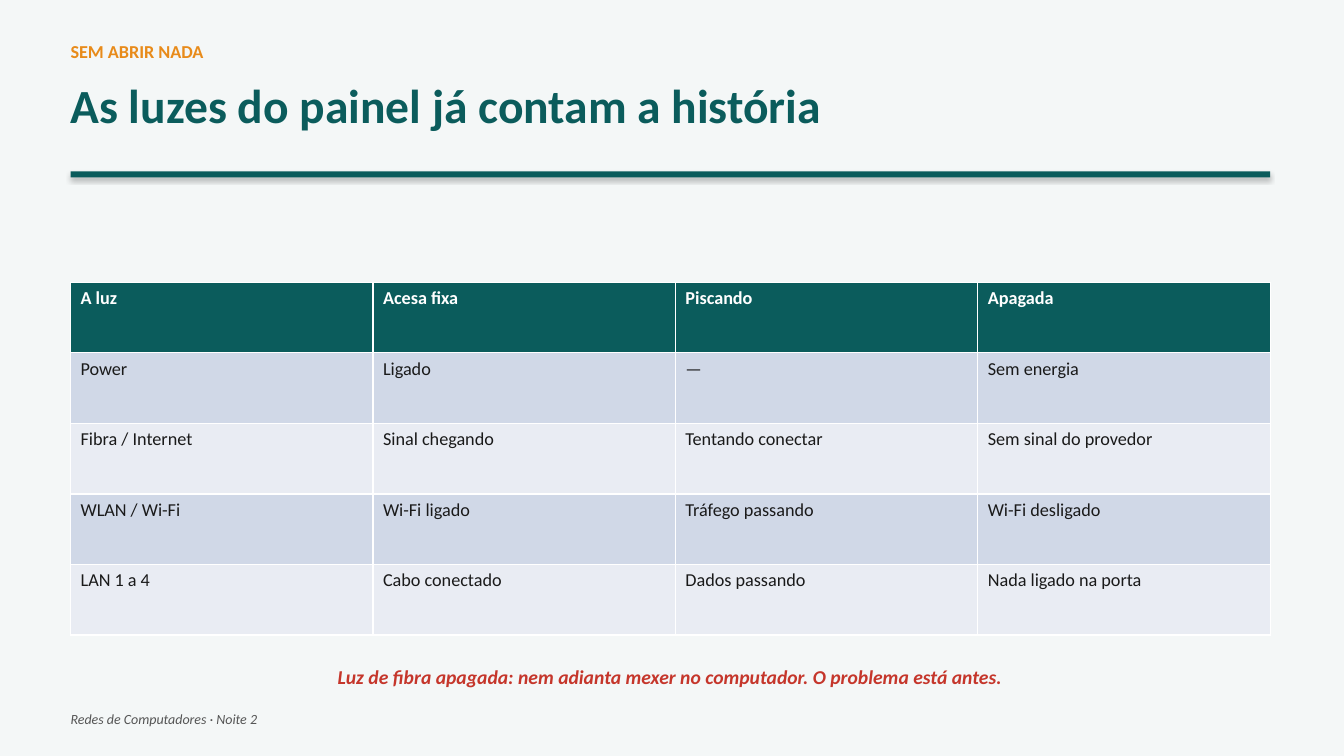
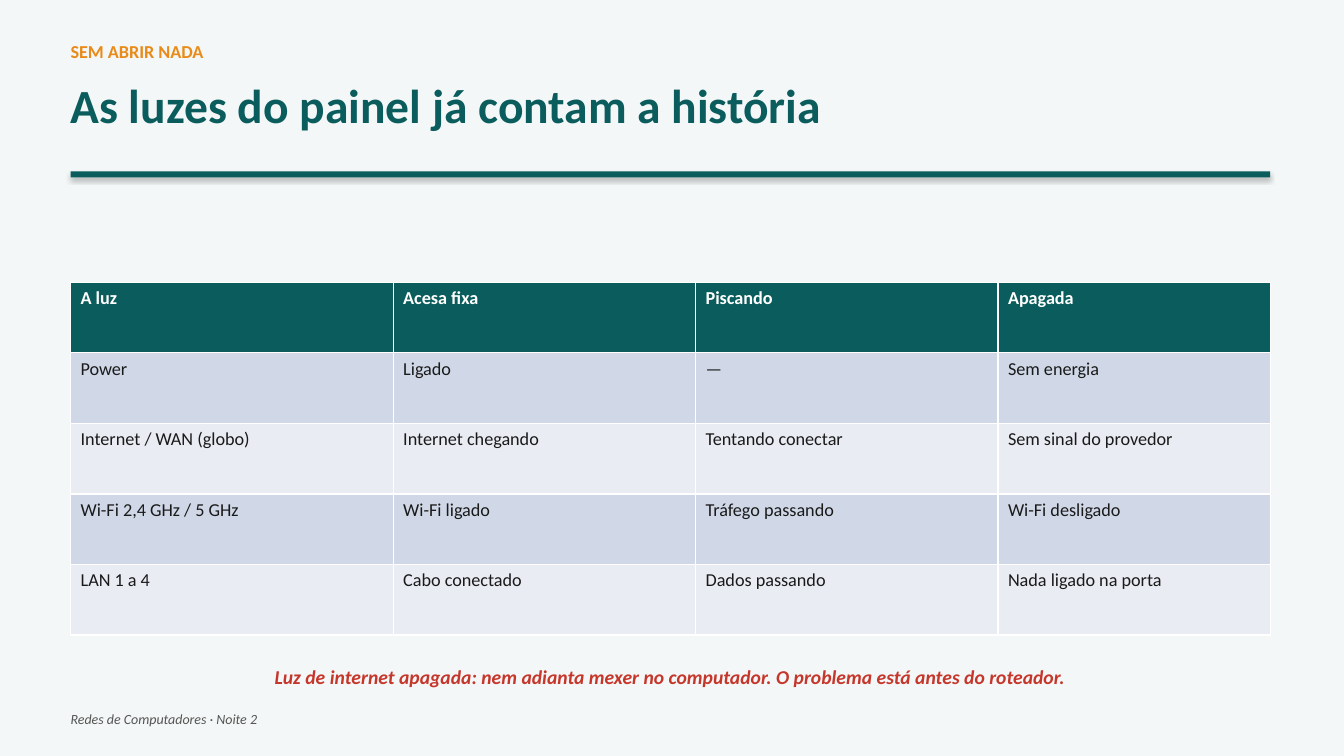
Before and after one commit to joninedel-prog/gerador_contratos, a slide deck: slide 17 of Aula - Redes 2 - Como a internet chega.pptx (slide 15 before the commit). Drawn at 1344x756 pixels with LibreOffice and Linux fonts; fonts in the diff are those of the drawing. Boxes give left, top, right and bottom in pixels: in the first picture for what was removed or moved away, otherwise in the second. Text is boxed around its words. In the diff, an @@ line names an element or a change of style, - is before the commit and + after.

```diff
--- a/Aula - Redes 2 - Como a internet chega.pptx
+++ b/Aula - Redes 2 - Como a internet chega.pptx
@@ table at box(71, 282, 1270, 635) @@
-row 3, column 1: Fibra / Internet
+row 3, column 1: Internet / WAN (globo)
-row 3, column 2: Sinal chegando
+row 3, column 2: Internet chegando
-row 4, column 1: WLAN / Wi-Fi
+row 4, column 1: Wi-Fi 2,4 GHz / 5 GHz
@@ text at box(275, 670, 1064, 688): text changed @@
-Luz de fibra apagada: nem adianta mexer no computador. O problema está antes.
+Luz de internet apagada: nem adianta mexer no computador. O problema está antes do roteador.
```
Also in this commit, not shown: 4 other slides changed, 5 slides added, 4 other files.
